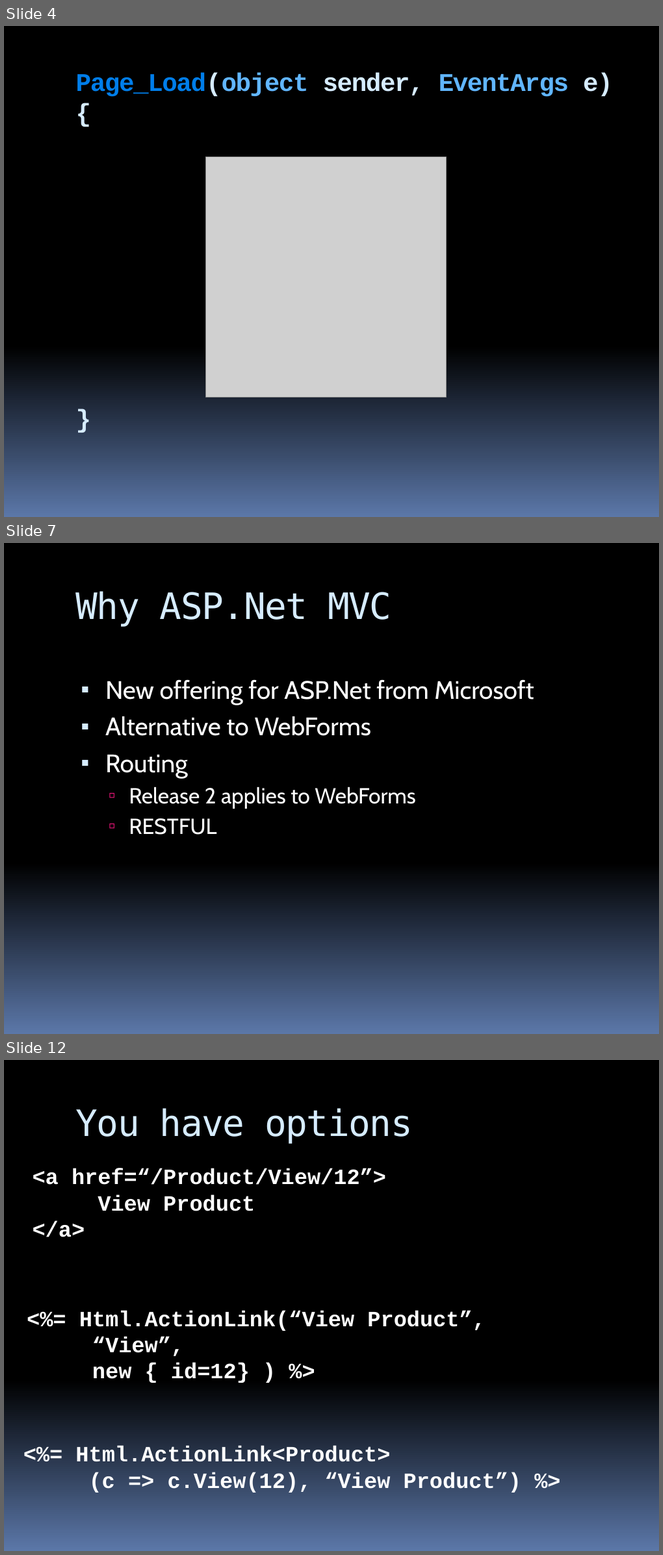
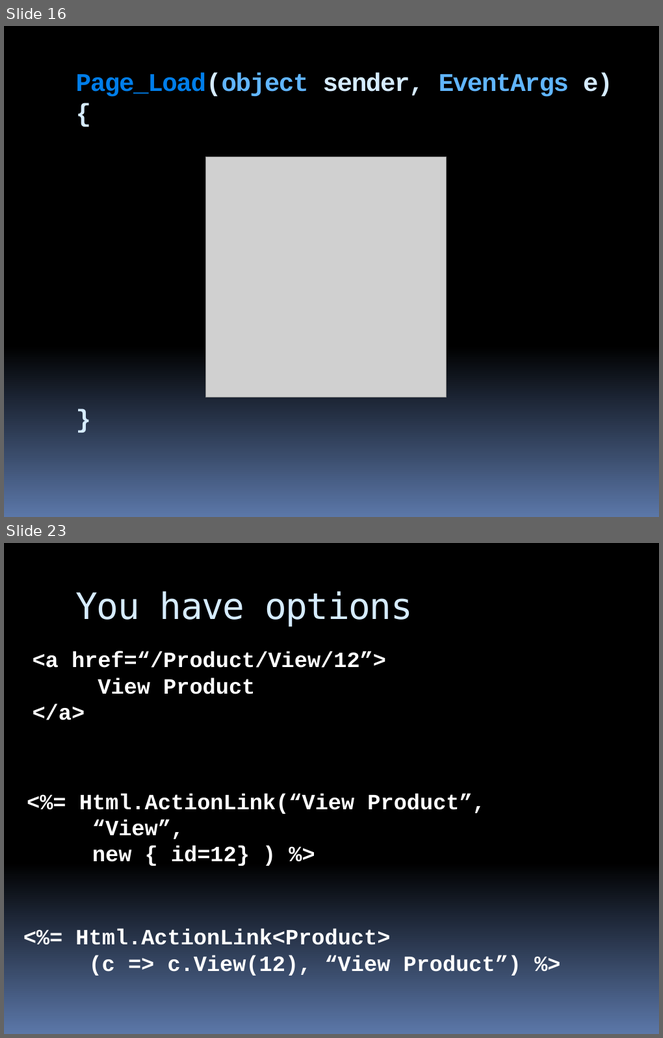
Before and after one commit to stevenharman/codeincubator, a slide deck: Samples/Getting-Started-With-MVC/Getting Started with MVC.pptx. Shown one above the other, each under a label of ours: slides 4, 7 and 12 before the commit, slides 16 and 23 after it; the slides between them are not shown. The pictures are 663x1555 and 663x1038 pixels, drawn with LibreOffice and Linux fonts; fonts in the diff are those of the drawing; grey boxes stand for pictures; background and template pictures are left out. Boxes give left, top, right and bottom in pixels: in the first picture for what was removed or moved away, otherwise in the second. Text is boxed around its words. In the diff, an @@ line names an element or a change of style, - is before the commit and + after.

```diff
--- a/Samples/Getting-Started-With-MVC/Getting Started with MVC.pptx
+++ b/Samples/Getting-Started-With-MVC/Getting Started with MVC.pptx
@@ slide 7 removed at (4,543,659,1034), background gradient #000000 to #5B77A8; not listed: 4 template elements that a slide beside it also shows @@
@@ title removed at (76,591,391,626) @@
-Why ASP.Net MVC
@@ text removed at (105,679,534,835) @@
-▪ New offering for ASP.Net from Microsoft
-▪ Alternative to WebForms
-▪ Routing
-  ▫ Release 2 applies to WebForms
-  ▫ RESTFUL
@@ what was slide 4 is now slide 16 @@
@@ what was slide 12 is now slide 23 @@
```
Also in this commit, not shown: 3 slides changed, 17 slides added, 6 other slides removed.
